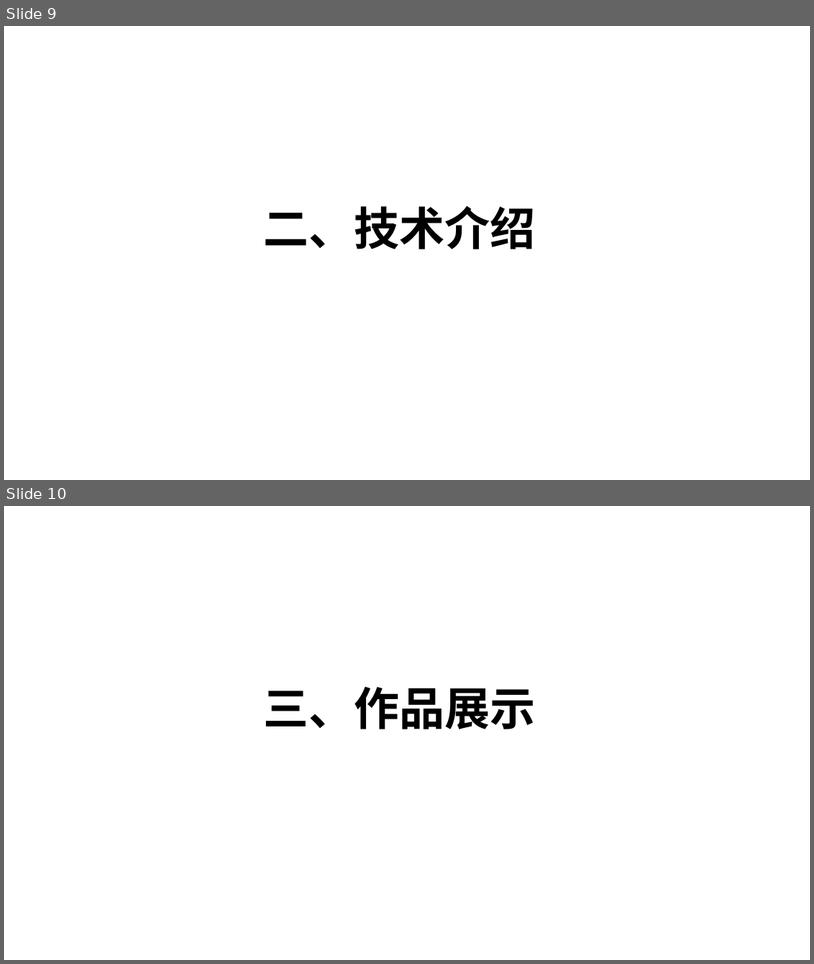
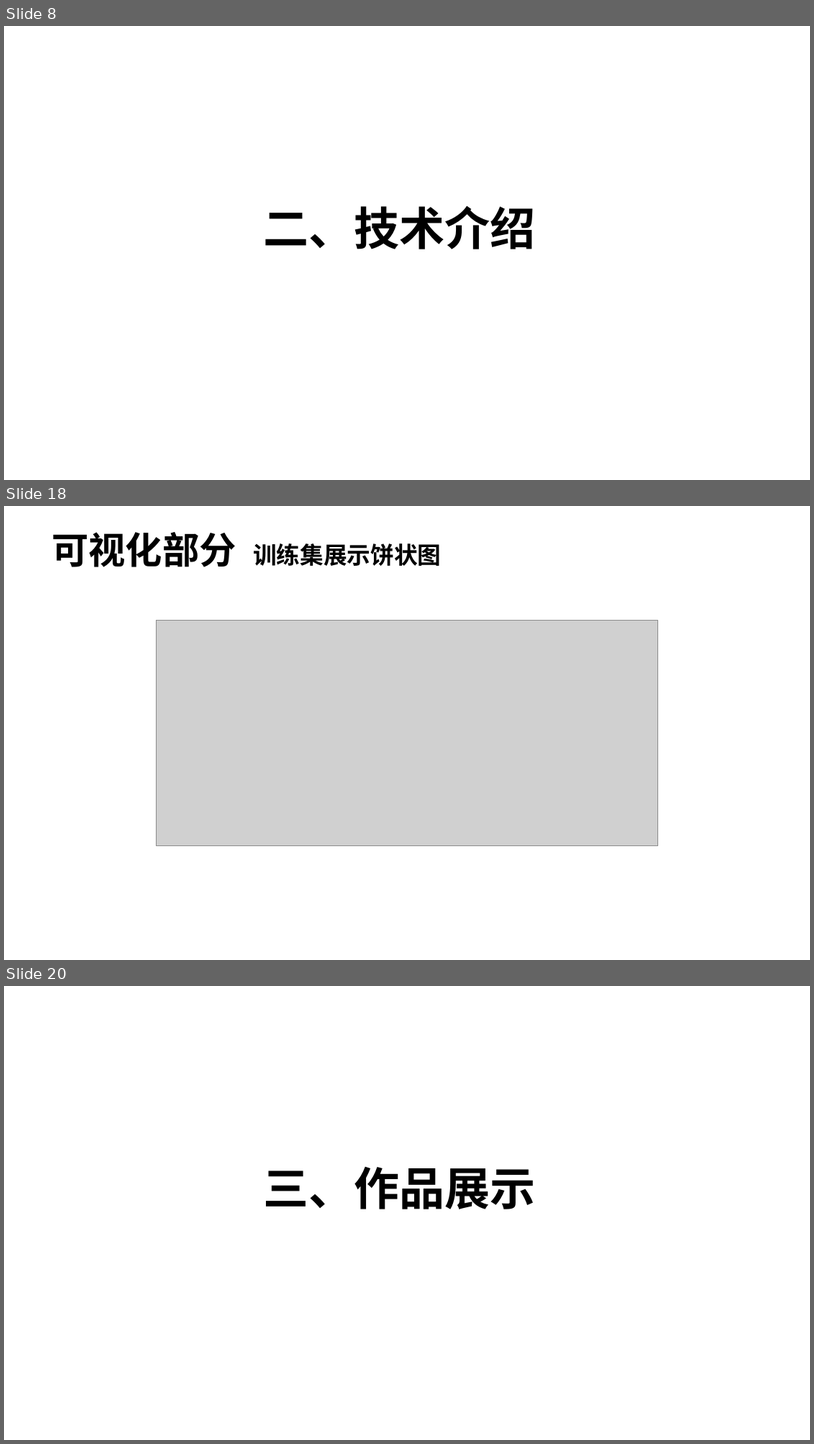
Before and after one commit to wanqqq29/2077CommentAnalyze, a slide deck: 材料/PPT/答辩v1.pptx. Shown one above the other, each under a label of ours: slides 9 and 10 before the commit, slides 8, 18 and 20 after it; the slides between them are not shown. The pictures are 814x964 and 814x1444 pixels, drawn with LibreOffice and Linux fonts; fonts in the diff are those of the drawing; grey boxes stand for pictures; background and template pictures are left out. Boxes give left, top, right and bottom in pixels: in the first picture for what was removed or moved away, otherwise in the second. Text is boxed around its words. In the diff, an @@ line names an element or a change of style, - is before the commit and + after.

```diff
--- a/材料/PPT/答辩v1.pptx
+++ b/材料/PPT/答辩v1.pptx
@@ slide 18 added at box(4, 506, 810, 960), background picture (left out) @@
@@ text added at box(52, 532, 441, 567), 28 pt, text #000000, bold @@
+可视化部分 训练集展示饼状图
@@ picture added at box(157, 620, 658, 846) @@
@@ what was slide 9 is now slide 8 @@
@@ what was slide 10 is now slide 20 @@
```
Also in this commit, not shown: 5 slides changed, 16 other slides added, 3 slides removed, 3 other files.
